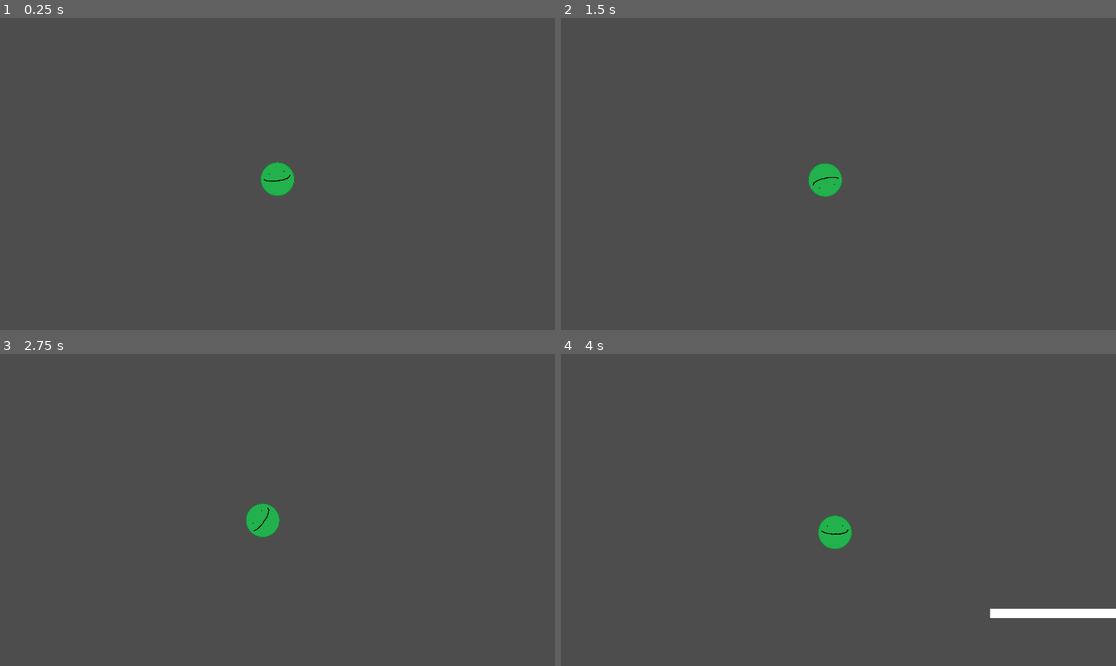
Above: before the commit, frames 1-4 (two rows, left to right).
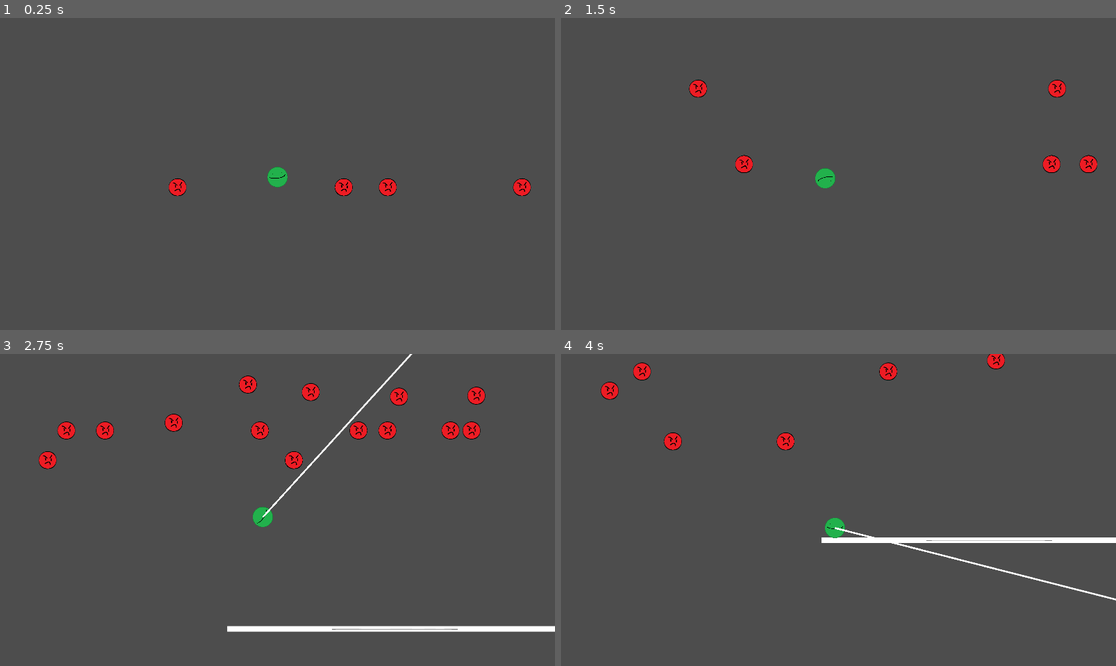
Above: after the commit, the same moments.

Repository: ai43184-school/School-project
Game: Godot game, scene res://Scenes/main.tscn
Two runs of this game, one before a commit and one after it. Both use one fixed random seed, a clock stepped at 60 frames per second and the inputs below.
Inputs (mouse positions are in pixels of both pictures, inside the frame that each line leads up to):
- Up to frame 1 (0.25 s): no input
- Up to frame 2 (1.5 s): move the mouse to (960, 158) at 0.52 s; press the mouse at (960, 158) at 0.53 s; move the mouse to (727, 189) at 1.27 s; release the mouse at (727, 189) at 1.28 s; click (727, 189) at 1.35 s
- Up to frame 3 (2.75 s): move the mouse to (333, 441) at 2.02 s; press the mouse at (333, 441) at 2.03 s
- Up to frame 4 (4 s): move the mouse to (810, 572) at 2.77 s; release the mouse at (810, 572) at 2.78 s; click (810, 572) at 2.85 s; move the mouse to (1005, 556) at 3.52 s; press the mouse at (1005, 556) at 3.53 s

The runs differ from the first frame. In frame 1, 1.0% of the frame differs, in the area x 30-96%, y 46-58%; in frame 2, 1.1%; in frame 3, 3.9%, in the area x 7-100%, y 0-90%; in frame 4, 3.1%.

Commit message:
Somewhat working Trajectory line

Diff:
--- a/only-way-is-up/Scenes/Enemy1.tscn
+++ b/only-way-is-up/Scenes/Enemy1.tscn
@@ -1,19 +1,19 @@
-[gd_scene format=3 uid="uid://cvy4p4jgamrb8"]
+[gd_scene load_steps=4 format=3 uid="uid://cvy4p4jgamrb8"]
 
-[ext_resource type="Script" uid="uid://bubscqm6080ik" path="res://Scripts/enemy_1.gd" id="1_0sjbo"]
+[ext_resource type="Script" path="res://Scripts/enemy_1.gd" id="1_0sjbo"]
 [ext_resource type="Texture2D" uid="uid://cgo2maw5iso8n" path="res://Assets/enemy1.png" id="1_bwp4a"]
 
 [sub_resource type="CircleShape2D" id="CircleShape2D_pakhj"]
 radius = 107.005
 
-[node name="Enemy" type="Area2D" unique_id=364098181 groups=["Enemy"]]
+[node name="Enemy" type="Area2D" groups=["Enemy"]]
 scale = Vector2(0.5, 0.5)
 script = ExtResource("1_0sjbo")
 
-[node name="CollisionShape2D" type="CollisionShape2D" parent="." unique_id=1856843382]
+[node name="CollisionShape2D" type="CollisionShape2D" parent="."]
 shape = SubResource("CircleShape2D_pakhj")
 
-[node name="Sprite2D" type="Sprite2D" parent="." unique_id=2028801778]
+[node name="Sprite2D" type="Sprite2D" parent="."]
 texture = ExtResource("1_bwp4a")
 
 [connection signal="area_entered" from="." to="." method="_on_area_entered"]
--- a/only-way-is-up/Scenes/Player.tscn
+++ b/only-way-is-up/Scenes/Player.tscn
@@ -9,22 +9,25 @@
 [sub_resource type="CircleShape2D" id="CircleShape2D_r13av"]
 radius = 61.0082
 
-[node name="Player" type="RigidBody2D" unique_id=1072527857 node_paths=PackedStringArray("camera_2d") groups=["Player"]]
+[node name="Player" type="RigidBody2D" node_paths=PackedStringArray("trajectory_line", "hitbox") groups=["Player"]]
 script = ExtResource("1_kpjcp")
-camera_2d = NodePath("")
+trajectory_line = NodePath("Line2D")
+hitbox = NodePath("Area2D")
 
-[node name="Hitbox" type="CollisionShape2D" parent="." unique_id=2101750744 groups=["Player"]]
+[node name="Hitbox" type="CollisionShape2D" parent="." groups=["Player"]]
 scale = Vector2(0.5, 0.5)
 shape = SubResource("CircleShape2D_kpjcp")
 
-[node name="Sprite2D" type="Sprite2D" parent="." unique_id=1307933474 groups=["Player"]]
+[node name="Sprite2D" type="Sprite2D" parent="." groups=["Player"]]
 scale = Vector2(0.5, 0.5)
 texture = ExtResource("1_xhfnw")
 
-[node name="Area2D" type="Area2D" parent="." unique_id=133005129 groups=["Player"]]
+[node name="Area2D" type="Area2D" parent="." groups=["Player"]]
 
-[node name="CollisionShape2D" type="CollisionShape2D" parent="Area2D" unique_id=574158093 groups=["Player"]]
+[node name="CollisionShape2D" type="CollisionShape2D" parent="Area2D" groups=["Player"]]
 shape = SubResource("CircleShape2D_r13av")
+
+[node name="Line2D" type="Line2D" parent="."]
 
 [connection signal="area_entered" from="Area2D" to="." method="_on_area_2d_area_entered"]
 [connection signal="body_entered" from="Area2D" to="." method="_on_area_2d_body_entered"]
--- a/only-way-is-up/Scenes/main.tscn
+++ b/only-way-is-up/Scenes/main.tscn
@@ -1,35 +1,34 @@
-[gd_scene format=3 uid="uid://d3xobfdw3nmma"]
+[gd_scene load_steps=5 format=3 uid="uid://d3xobfdw3nmma"]
 
 [ext_resource type="PackedScene" uid="uid://dskeh4e2pbtiu" path="res://Scenes/Player.tscn" id="1_jjgbg"]
 [ext_resource type="Texture2D" uid="uid://drw6ebrfgq2or" path="res://Assets/platform.png" id="2_5k88t"]
 [ext_resource type="PackedScene" uid="uid://mtkea6vefooh" path="res://Scenes/GameManager.tscn" id="4_7nqhl"]
-[ext_resource type="PackedScene" uid="uid://cvy4p4jgamrb8" path="res://Scenes/Enemy1.tscn" id="4_jjvhh"]
 
 [sub_resource type="RectangleShape2D" id="RectangleShape2D_7u77a"]
 size = Vector2(1922, 31)
 
-[node name="Main" type="Node2D" unique_id=1208540577]
+[node name="Main" type="Node2D"]
 
-[node name="platform" type="StaticBody2D" parent="." unique_id=813966761]
-position = Vector2(13, 1053)
+[node name="platform" type="StaticBody2D" parent="."]
+position = Vector2(12598.5, 967)
 
-[node name="CollisionShape2D" type="CollisionShape2D" parent="platform" unique_id=76219920]
-position = Vector2(951, 5.5)
+[node name="CollisionShape2D" type="CollisionShape2D" parent="platform"]
+position = Vector2(191.45, 5.5)
 shape = SubResource("RectangleShape2D_7u77a")
 metadata/_edit_lock_ = true
 
-[node name="Icon" type="Sprite2D" parent="." unique_id=817837624]
+[node name="Icon" type="Sprite2D" parent="."]
 z_index = -1
-position = Vector2(966.5, 1060)
+position = Vector2(12598.5, 974)
 scale = Vector2(1.66753, 0.0493829)
 texture = ExtResource("2_5k88t")
 
-[node name="GameManager" parent="." unique_id=1615470917 instance=ExtResource("4_7nqhl")]
+[node name="GameManager" parent="." instance=ExtResource("4_7nqhl")]
 
-[node name="Enemy" parent="." unique_id=364098181 instance=ExtResource("4_jjvhh")]
-position = Vector2(389, 1406)
+[node name="Player" parent="." node_paths=PackedStringArray("camera_2d") instance=ExtResource("1_jjgbg")]
+position = Vector2(12598.5, -86)
+camera_2d = NodePath("Camera2D2")
 
-[node name="Player" parent="." unique_id=1072527857 instance=ExtResource("1_jjgbg")]
-
-[node name="Camera2D2" type="Camera2D" parent="Player" unique_id=443207109]
+[node name="Camera2D2" type="Camera2D" parent="Player"]
+zoom = Vector2(0.6, 0.6)
 position_smoothing_enabled = true
--- a/only-way-is-up/Scripts/enemy_1.gd
+++ b/only-way-is-up/Scripts/enemy_1.gd
@@ -6,6 +6,6 @@
 		GameManager.can_launch = true
 		queue_free()
 
-#func _on_area_entered(area: Area2D) -> void:
-	#if area.is_in_group("Enemy"):
-		#queue_free()
+func _on_area_entered(area: Area2D) -> void:
+	if area.is_in_group("Enemy"):
+		queue_free()
--- a/only-way-is-up/Scripts/player.gd
+++ b/only-way-is-up/Scripts/player.gd
@@ -1,36 +1,38 @@
 extends RigidBody2D
 
 @export var camera_2d: Camera2D
+@export var trajectory_line: Line2D
+@export var hitbox: CollisionObject2D
 
 var velocity : Vector2 = Vector2.ZERO
 var direction : Vector2 = Vector2.ZERO
 var speed: float = 2
+var start_line_pos
 
 # spawning enemies
 @onready var enemy_scene = preload("res://Scenes/Enemy1.tscn")
 
-var enemies = ["normalEnemy", "spikeEnemy"] # Note: Not currently used in your spawn logic
+var enemies = ["normalEnemy", "spikeEnemy"]
 
 var distance: float = 0.0
 var distance_used: float = 0.0
-var spawn_interval: float = 50.0 # Adjust this for how often enemies spawn
+var spawn_interval: float = 500.0
+
+func _ready():
+	trajectory_line.width = 10.0
 
 func spawn_enemy():
 	var enemy_to_spawn = select_enemy_to_spawn()
 
-	# Your custom random Y calculation
-	var x_pos: float = floor(abs(randf_range(0.0, -50.0) - randf_range(0.0, 50.0)) * (100 - (-2)) + (-2))
+	var x_pos: float = floor(abs(randf_range(0.0, -200.0) - randf_range(0.0, 200.0)) * (100 - (-2)) + (-2))
 	var pos_to_spawn_enemy: Vector2 = Vector2(x_pos, distance)
 
 	enemy_to_spawn.position = pos_to_spawn_enemy
 	print("Spawning enemy at: ", pos_to_spawn_enemy)
 
-	# Using get_parent().add_child() is often safer than add_sibling()
-	# to avoid issues with the scene tree order.
 	get_parent().add_child(enemy_to_spawn)
 
 func select_enemy_to_spawn():
-	# This takes the PackedScene and creates an actual node instance
 	var new_enemy = enemy_scene.instantiate()
 	return new_enemy
 
@@ -40,6 +42,8 @@
 	if Input.is_action_pressed("Launch"):
 		Engine.time_scale = 0.25
 		look_at(get_global_mouse_position())
+		trajectory_line.add_point(start_line_pos)
+		trajectory_line.add_point(get_global_mouse_position())
 	elif Input.is_action_just_released("Launch"):
 		linear_velocity = velocity
 		apply_impulse(direction * speed)
@@ -48,16 +52,19 @@
 	else:
 		Engine.time_scale = 1
 
+
 func _process(delta):
+	start_line_pos = hitbox.position
+	if get_global_mouse_position():
+		trajectory_line.clear_points()
+
 	if GameManager.can_launch:
 		Launch()
 
-	# 1. Update the 'distance' based on player progress
-	if (distance < position.y + 50):
+	if (distance < position.y - 50):
 		distance = position.y - 500
 
-	# 2. Logic to trigger a spawn every 'spawn_interval' units
-	if (distance - distance_used > spawn_interval):
+	if (distance - distance_used - spawn_interval):
 		distance_used = distance
 		spawn_enemy()
 
--- a/only-way-is-up/project.godot
+++ b/only-way-is-up/project.godot
@@ -16,7 +16,7 @@
 
 config/name="Only Way is Up"
 run/main_scene="res://Scenes/main.tscn"
-config/features=PackedStringArray("4.6", "Mobile")
+config/features=PackedStringArray("4.3", "Mobile")
 config/icon="res://icon.svg"
 
 [autoload]
Not shown, changed: only-way-is-up/Assets/Player.png.import
Not shown, changed: only-way-is-up/Assets/enemy1.png.import
Not shown, changed: only-way-is-up/Assets/enemy2.png.import
Not shown, changed: only-way-is-up/Assets/platform.png.import
Not shown, changed: only-way-is-up/Assets/ui_button.png.import
Not shown: 1 places in only-way-is-up/Scenes/Player.tscn that only renumber resources
Not shown, changed: only-way-is-up/icon.svg.import
